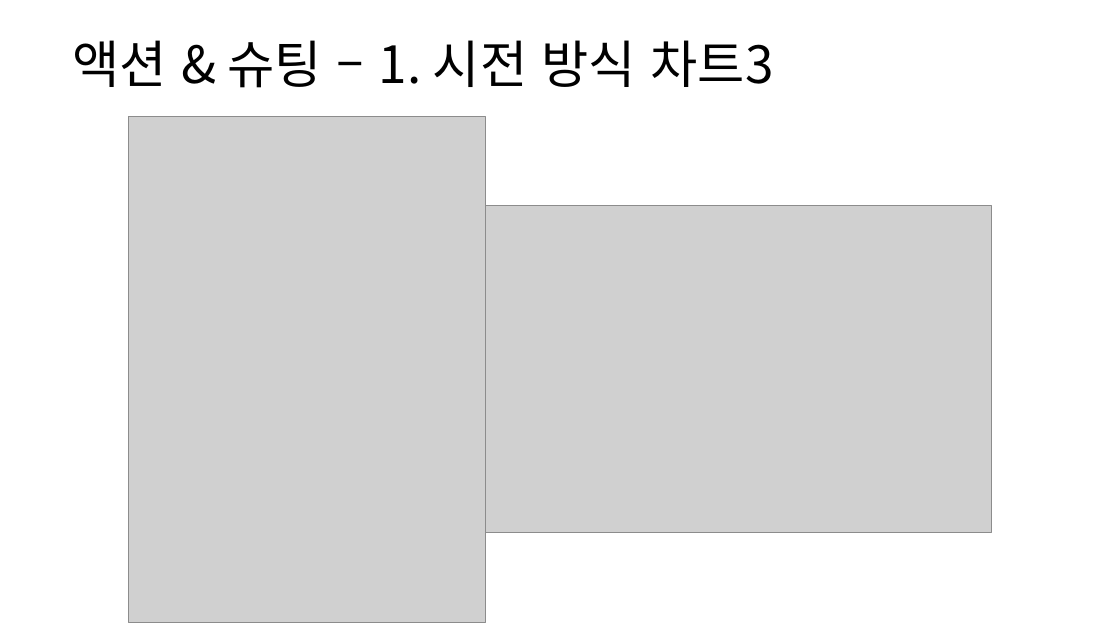
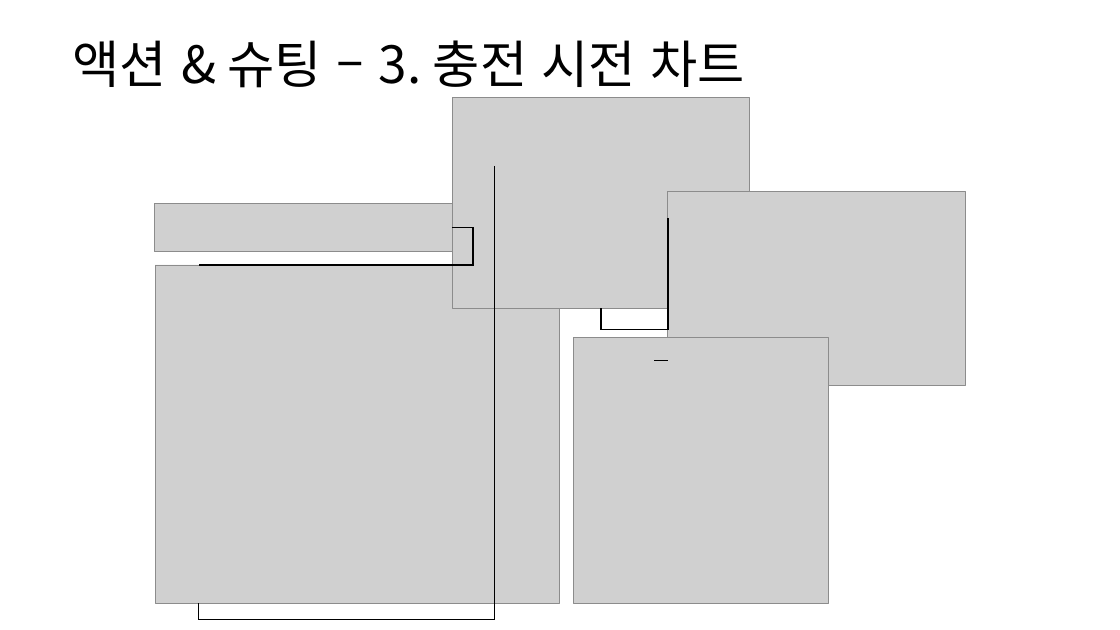
Before and after one commit to yjk0401/unityenginebasic_9th, a slide deck: slide 48 of 기획/방랑엽사전/스킬 시스템 기획서.pptx. Drawn at 1120x630 pixels with LibreOffice and Linux fonts; fonts in the diff are those of the drawing; grey boxes stand for pictures. Boxes give left, top, right and bottom in pixels: in the first picture for what was removed or moved away, otherwise in the second. Text is boxed around its words. In the diff, an @@ line names an element or a change of style, - is before the commit and + after.

```diff
--- a/기획/방랑엽사전/스킬 시스템 기획서.pptx
+++ b/기획/방랑엽사전/스킬 시스템 기획서.pptx
@@ text at <box>72,40,744,88</box>: text changed @@
-액션 & 슈팅 – 1. 시전 방식 차트3
+액션 & 슈팅 – 3. 충전 시전 차트
@@ picture removed at <box>486,205,991,533</box> @@
@@ picture: place and size @@
-picture at <box>129,116,486,622</box>
+picture at <box>155,266,560,604</box>
@@ group added at <box>155,98,966,620</box>: 4 pictures, 4 elbow lines @@
```
Also in this commit, not shown: 8 other slides changed, 17 slides added, 4 slides removed, 4 other files.
